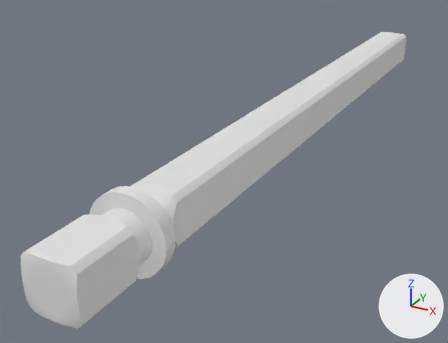
The glTF model public/models/4x-pitch-motor-shaft-228-2500-2238-231.glb: old version first, new version second.
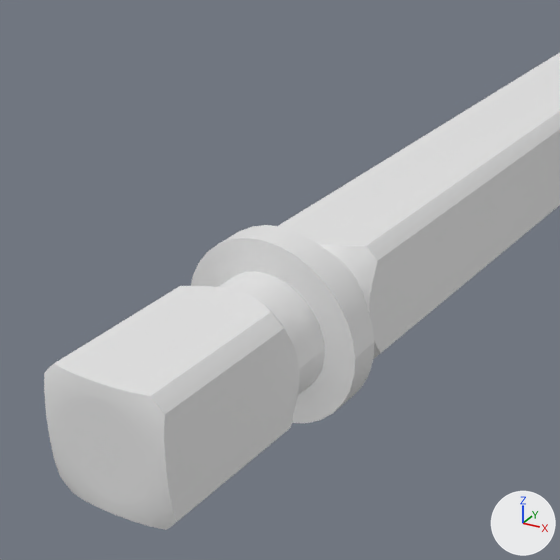
Old and new are each drawn whole from a camera (50 mm lens) standing at (17.4, -18.3, 15.5) and looking at (-4.2, 21.0, -4.2) and again close up on the part from 0% to 58% of the width and 24% to 100% of the height. Lighting does not change. The marker at lower right points along +X, +Y and +Z. The first two pictures are the older version. Vertices at exactly the same position are counted once.

The scene before the commit, as lines of its bpy script (objects in view):
```python
me_mesh_0 = bpy.data.meshes.new('Mesh_0')
me_mesh_0.from_pydata(...)  # 690 vertices, 1526 faces; spans x -2.4..2.4, y -2.3..53.1, z -2.4..2.4
ob_mesh_0 = bpy.data.objects.new('Mesh_0', me_mesh_0)
ob_mesh_0.location = (0.0, 0.0, 0.0)
```
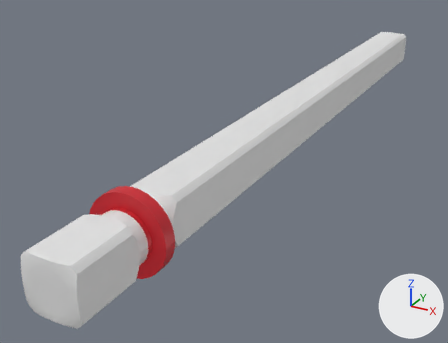
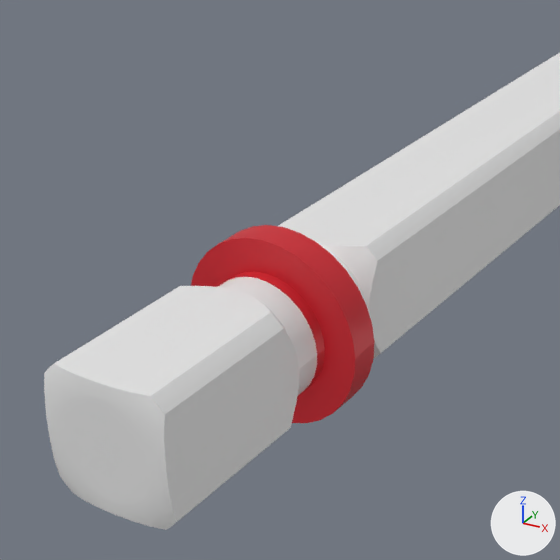
Scene script edits in JSON lines:
```json
{"op": "add", "block": "mat_step__a40508", "code": ["mat_step__a40508 = principled_material('step:#a40508')", "mat_step__a40508.base_color = (0.643, 0.0196, 0.0314)  # red #d22632", "mat_step__a40508.metallic = 0.1"]}
{"block": "me_mesh_0", "where": "me_mesh_0.from_pydata(...)  # 690 vertices, 1526 faces; spans x -2.4..2.4, y -2.3..53.1, z -2.4..2.4"}
{"block": "me_mesh_0", "where": "# used by ob_mesh_0; location = (0.0, 0.0, 0.0)"}
{"block": "me_mesh_0", "change": "me_mesh_0 part 1: 422 of the faces centred in x -2.4..2.4, y 2.9..4.3, z -2.4..2.4 switch from no material to mat_step__a40508 (red #d22632)"}
```

Changed parts and their boxes [x1, y1, x2, y2] in the close-ups (560 x 560 px):
```json
{"part": 1, "of": "me_mesh_0", "change": "recoloured", "before": [191, 225, 374, 423], "after": [191, 225, 374, 423], "on screen": "white to red"}
```
